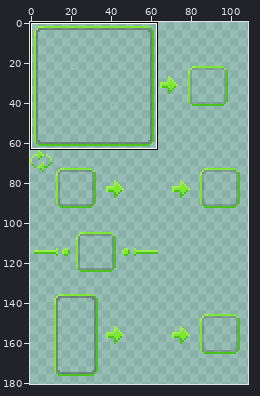
Sprite sheet, stored at src/main/resources/assets/chakral/textures/patchouli/crafting_ui.png. The picture above shows the old version from afar; the outline marks the close-up.
Close-up. Before the edit:
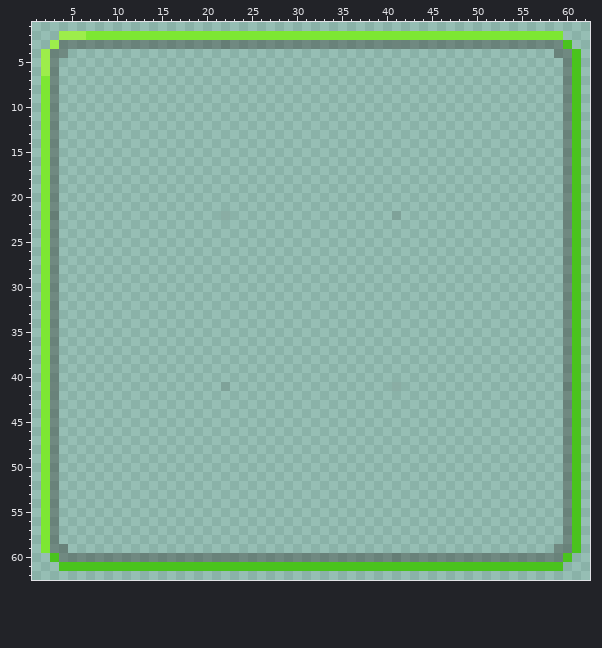
The file is 128x256 pixels. Pixels under 10% opacity are left out. Shown: x 1..62, y 1..62. The wide view leaves out empty margins. The commit also changed other parts of the picture, which this record leaves out.
After the commit:
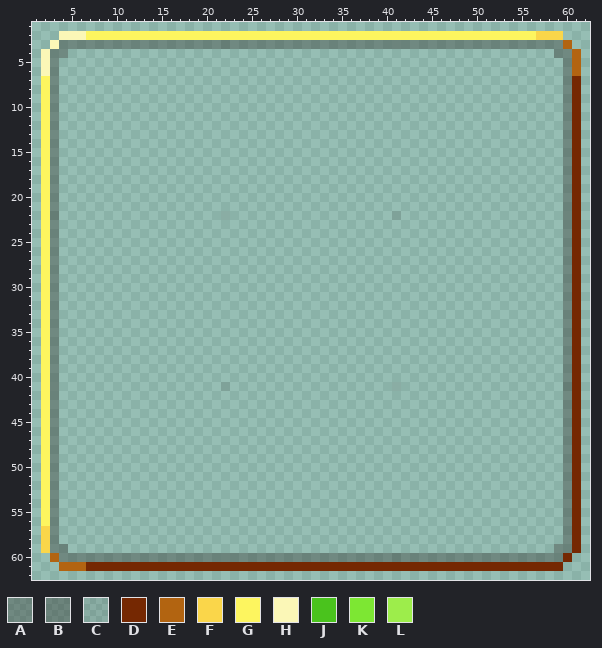
Palette (. is transparent): A #32322d60  B #32322d6a  C #3030301f  D #752802  E #b26411  F #fad64a  G #fdf55f  H #fbf7b7  J #4ac31d  K #7de733  L #9ded4b
The exact change:
@@ x 1..62 @@
  1 ..............................................................
- 2 ...LLLKKKKKKKKKKKKKKKKKKKKKKKKKKKKKKKKKKKKKKKKKKKKKKKKKKKKK...
- 3 ..LAAAAAAAAAAAAAAAAAABAAAAAAAAAAAAAAAAAABAAAAAAAAAAAAAAAAAAJ..
- 4 .LAA......................................................AAJ.
- 5 .LA........................................................AJ.
- 6 .LA........................................................AJ.
- 7 .KA........................................................AJ.
- 8 .KA........................................................AJ.
- 9 .KA........................................................AJ.
-10 .KA........................................................AJ.
-11 .KA........................................................AJ.
-12 .KA........................................................AJ.
-13 .KA........................................................AJ.
-14 .KA........................................................AJ.
-15 .KA........................................................AJ.
-16 .KA........................................................AJ.
-17 .KA........................................................AJ.
-18 .KA........................................................AJ.
-19 .KA........................................................AJ.
-20 .KA........................................................AJ.
-21 .KA........................................................AJ.
-22 .KB..................C..................C..................BJ.
-23 .KA........................................................AJ.
-24 .KA........................................................AJ.
-25 .KA........................................................AJ.
-26 .KA........................................................AJ.
-27 .KA........................................................AJ.
-28 .KA........................................................AJ.
-29 .KA........................................................AJ.
-30 .KA........................................................AJ.
-31 .KA........................................................AJ.
-32 .KA........................................................AJ.
-33 .KA........................................................AJ.
-34 .KA........................................................AJ.
-35 .KA........................................................AJ.
-36 .KA........................................................AJ.
-37 .KA........................................................AJ.
-38 .KA........................................................AJ.
-39 .KA........................................................AJ.
-40 .KA........................................................AJ.
-41 .KB..................C..................C..................BJ.
-42 .KA........................................................AJ.
-43 .KA........................................................AJ.
-44 .KA........................................................AJ.
-45 .KA........................................................AJ.
-46 .KA........................................................AJ.
-47 .KA........................................................AJ.
-48 .KA........................................................AJ.
-49 .KA........................................................AJ.
-50 .KA........................................................AJ.
-51 .KA........................................................AJ.
-52 .KA........................................................AJ.
-53 .KA........................................................AJ.
-54 .KA........................................................AJ.
-55 .KA........................................................AJ.
-56 .KA........................................................AJ.
-57 .KA........................................................AJ.
-58 .KA........................................................AJ.
-59 .KAA......................................................AAJ.
-60 ..JAAAAAAAAAAAAAAAAAABAAAAAAAAAAAAAAAAAABAAAAAAAAAAAAAAAAAAJ..
-61 ...JJJJJJJJJJJJJJJJJJJJJJJJJJJJJJJJJJJJJJJJJJJJJJJJJJJJJJJJ...
+ 2 ...HHHGGGGGGGGGGGGGGGGGGGGGGGGGGGGGGGGGGGGGGGGGGGGGGGGGGFFF...
+ 3 ..HAAAAAAAAAAAAAAAAAABAAAAAAAAAAAAAAAAAABAAAAAAAAAAAAAAAAAAE..
+ 4 .HAA......................................................AAE.
+ 5 .HA........................................................AE.
+ 6 .HA........................................................AE.
+ 7 .GA........................................................AD.
+ 8 .GA........................................................AD.
+ 9 .GA........................................................AD.
+10 .GA........................................................AD.
+11 .GA........................................................AD.
+12 .GA........................................................AD.
+13 .GA........................................................AD.
+14 .GA........................................................AD.
+15 .GA........................................................AD.
+16 .GA........................................................AD.
+17 .GA........................................................AD.
+18 .GA........................................................AD.
+19 .GA........................................................AD.
+20 .GA........................................................AD.
+21 .GA........................................................AD.
+22 .GB..................C..................C..................BD.
+23 .GA........................................................AD.
+24 .GA........................................................AD.
+25 .GA........................................................AD.
+26 .GA........................................................AD.
+27 .GA........................................................AD.
+28 .GA........................................................AD.
+29 .GA........................................................AD.
+30 .GA........................................................AD.
+31 .GA........................................................AD.
+32 .GA........................................................AD.
+33 .GA........................................................AD.
+34 .GA........................................................AD.
+35 .GA........................................................AD.
+36 .GA........................................................AD.
+37 .GA........................................................AD.
+38 .GA........................................................AD.
+39 .GA........................................................AD.
+40 .GA........................................................AD.
+41 .GB..................C..................C..................BD.
+42 .GA........................................................AD.
+43 .GA........................................................AD.
+44 .GA........................................................AD.
+45 .GA........................................................AD.
+46 .GA........................................................AD.
+47 .GA........................................................AD.
+48 .GA........................................................AD.
+49 .GA........................................................AD.
+50 .GA........................................................AD.
+51 .GA........................................................AD.
+52 .GA........................................................AD.
+53 .GA........................................................AD.
+54 .GA........................................................AD.
+55 .GA........................................................AD.
+56 .GA........................................................AD.
+57 .FA........................................................AD.
+58 .FA........................................................AD.
+59 .FAA......................................................AAD.
+60 ..EAAAAAAAAAAAAAAAAAABAAAAAAAAAAAAAAAAAABAAAAAAAAAAAAAAAAAAD..
+61 ...EEEDDDDDDDDDDDDDDDDDDDDDDDDDDDDDDDDDDDDDDDDDDDDDDDDDDDDD...
 62 ..............................................................
